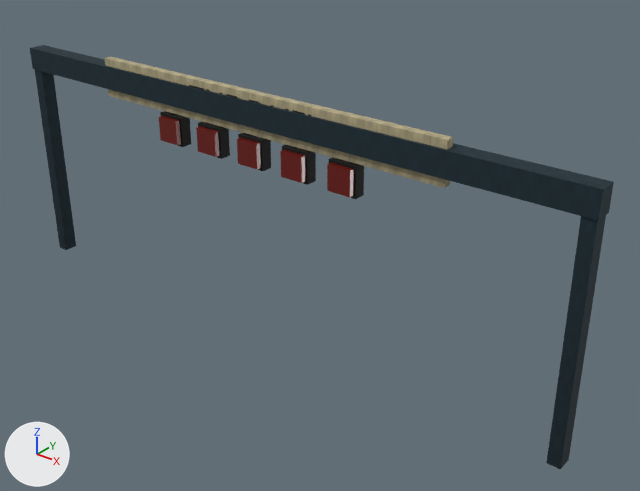
Two versions of the glTF model public/assets/models/circuits/kits/start-gantry-lod.glb, one commit apart.
One viewpoint serves both versions: a 50 mm camera at (14.1, -15.19, 12.64) aimed at (1.51, 0.55, 2.88). The axes (+X, +Y, +Z) are drawn at lower left. The lights are the same throughout. The picture after the commit comes second. Where no turn or scale is listed for an object, it has been applied to the vertices. Vertices at exactly the same position are counted once.

The older version as bpy lines, for what is in view:
```python
me_cube_005 = bpy.data.meshes.new('Cube.005')
me_cube_005.from_pydata(...)  # a box spanning x -5.4..5.4, y -0.17..0.05, z 5.65..6.7
me_cube_005.materials.append(mat_round_two_gantry_faded_banner)
me_gantry_series_name_front = bpy.data.meshes.new('gantry-series-name-front')
me_gantry_series_name_front.from_pydata(...)  # 216 vertices, 408 faces; spans x -2.13..2.13, y 0.0, z -0.29..0.36
me_gantry_series_name_front.materials.append(mat_p4_worn_dark_0)  # picture img_p4_dark_baked_grain
me_start_light_gantry_1_004 = bpy.data.meshes.new('start-light-gantry_1.004')
me_start_light_gantry_1_004.from_pydata(...)  # a box spanning x -0.32..0.32, y -0.09..0.09, z -0.32..0.32
me_start_light_gantry_1_004.materials.append(mat_countdown_lamp_4)  # dark red #55100a
ob_gantry_series_banner = bpy.data.objects.new('gantry-series-banner', me_cube_005)
ob_gantry_series_banner.location = (0.0, 0.0, 0.0)
ob_gantry_series_name_front = bpy.data.objects.new('gantry-series-name-front', me_gantry_series_name_front)
ob_gantry_series_name_front.location = (0.0, -0.18, 6.18)
ob_lamp_4 = bpy.data.objects.new('lamp-4', me_start_light_gantry_1_004)
ob_lamp_4.location = (1.4, -0.31, 5.24)
# also in view: 'lamp-5' at (2.8, -0.31, 5.24); 'start-light-gantry_0' at (0.0, 0.0, 3.25)
```
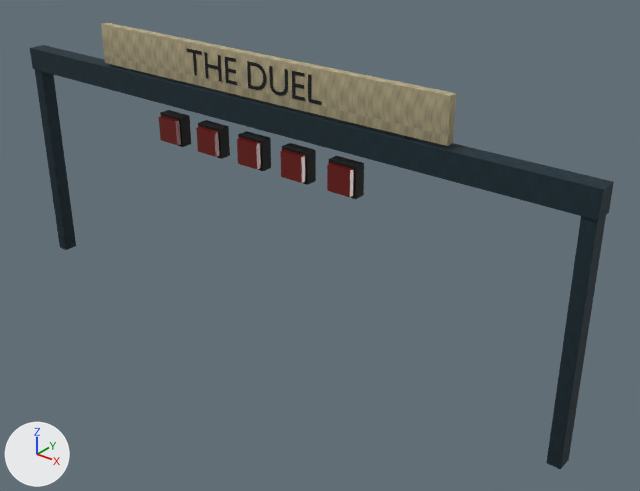
Pixel boxes [x1, y1, x2, y2] of what changed, in the pictures (640 x 491 px):
'gantry-series-banner', moved
    before: [105, 57, 453, 188]
    after: [101, 23, 456, 146]
'gantry-series-name-front', moved (mostly hidden before)
    before: [189, 85, 311, 116]
    after: [186, 48, 321, 105]

What the commit changed:
me_cube_005 is used by ob_gantry_series_banner; location (0.0, 0.0, 0.0).
me_cube_005 had 8 vertices, 12 faces and spanned x -5.4..5.4, y -0.17..0.05, z 5.65..6.7.
me_cube_005 now has 8 vertices, 12 faces and spans x -5.4..5.4, y -0.17..0.05, z 6.57..7.62.
me_cube_005 part 1: the whole mesh is moved by (0.0, 0.0, 0.92).
Object 'gantry-series-name-front' (ob_gantry_series_name_front) moves from (0.0, -0.18, 6.18) to (0.0, -0.18, 7.1).
